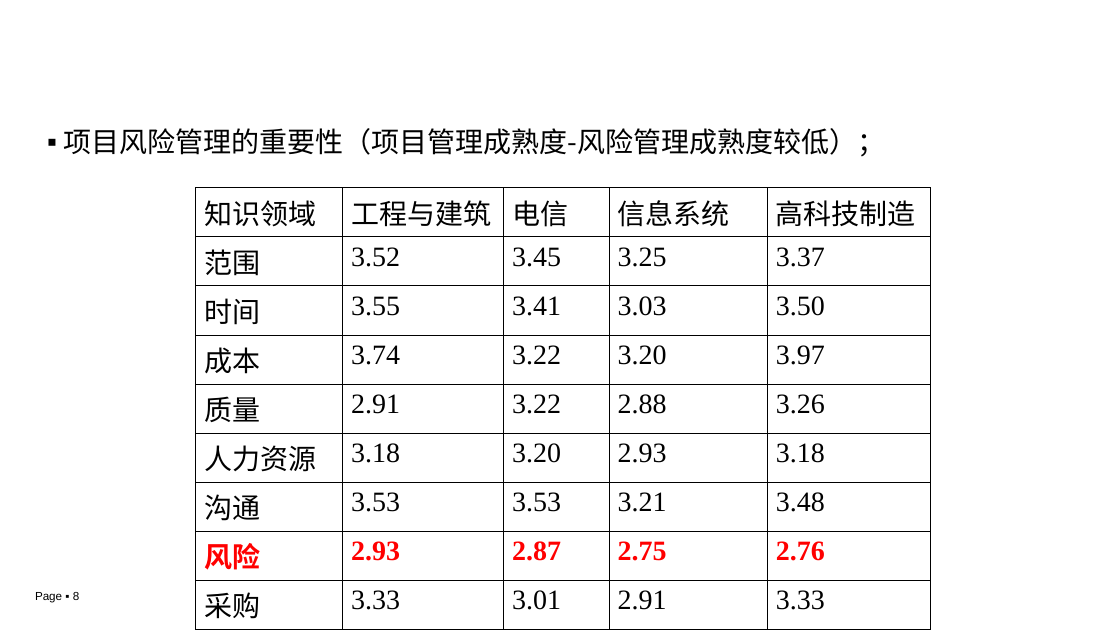
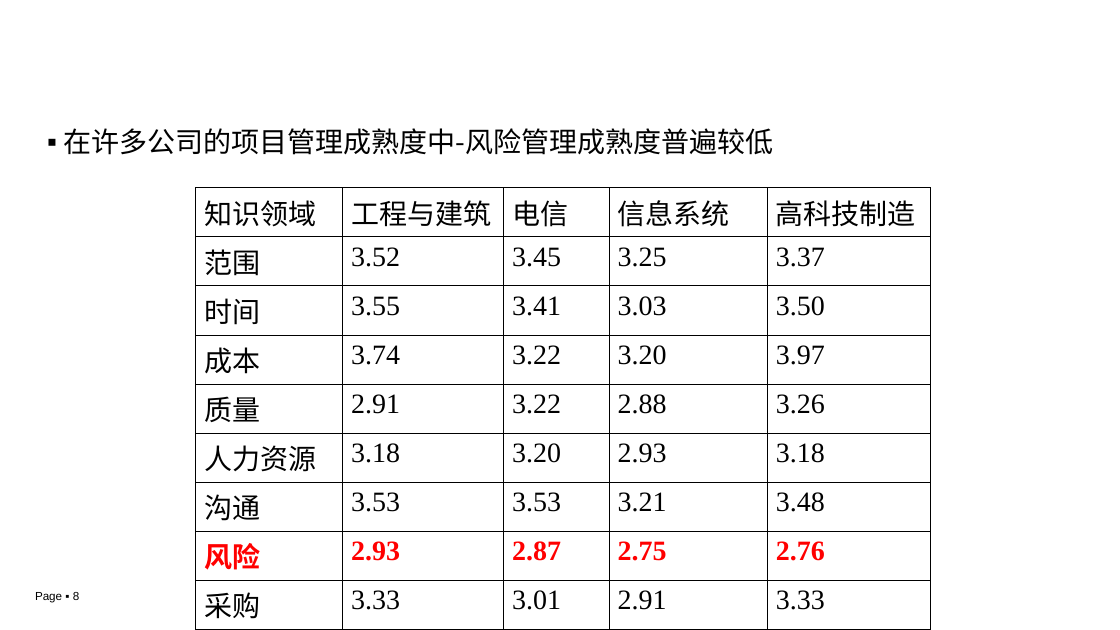
Before and after one commit to edu2act/course-IT-Project-Management, a slide deck: slide 8 of materials/slides/ch03-8.pptx. Drawn at 1120x630 pixels with LibreOffice and Linux fonts; fonts in the diff are those of the drawing; background and template pictures are left out. Boxes give left, top, right and bottom in pixels: in the first picture for what was removed or moved away, otherwise in the second. Text is boxed around its words. In the diff, an @@ line names an element or a change of style, - is before the commit and + after.

```diff
--- a/materials/slides/ch03-8.pptx
+++ b/materials/slides/ch03-8.pptx
@@ text at [64,128,774,155]: text changed @@
-▪ 项目风险管理的重要性（项目管理成熟度-风险管理成熟度较低）；
+▪ 在许多公司的项目管理成熟度中-风险管理成熟度普遍较低
```
Also in this commit, not shown: 1 other file.
